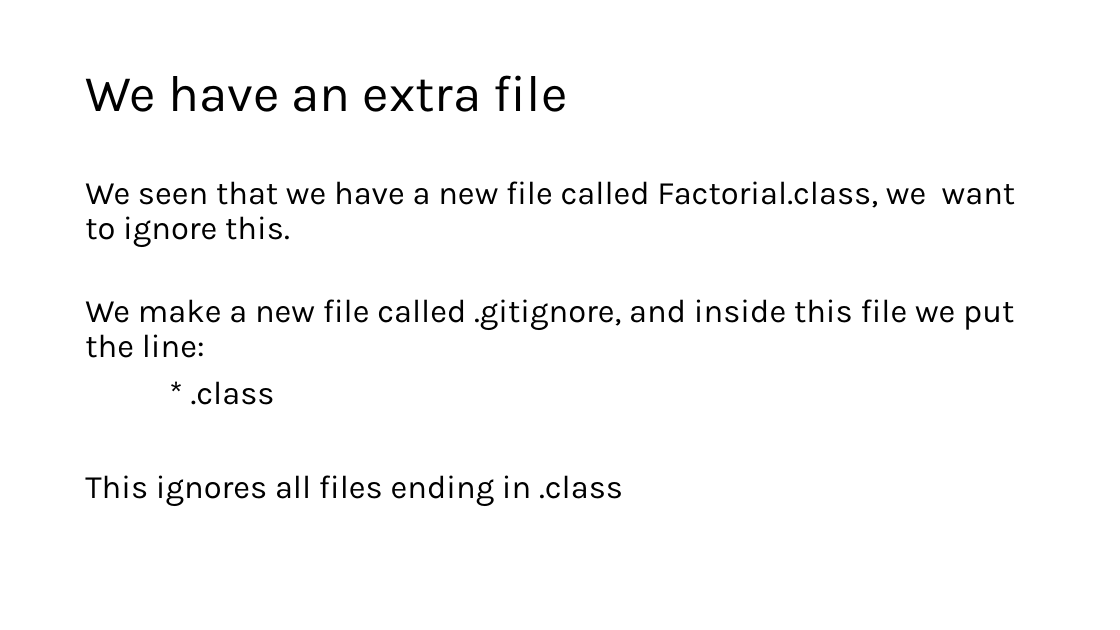
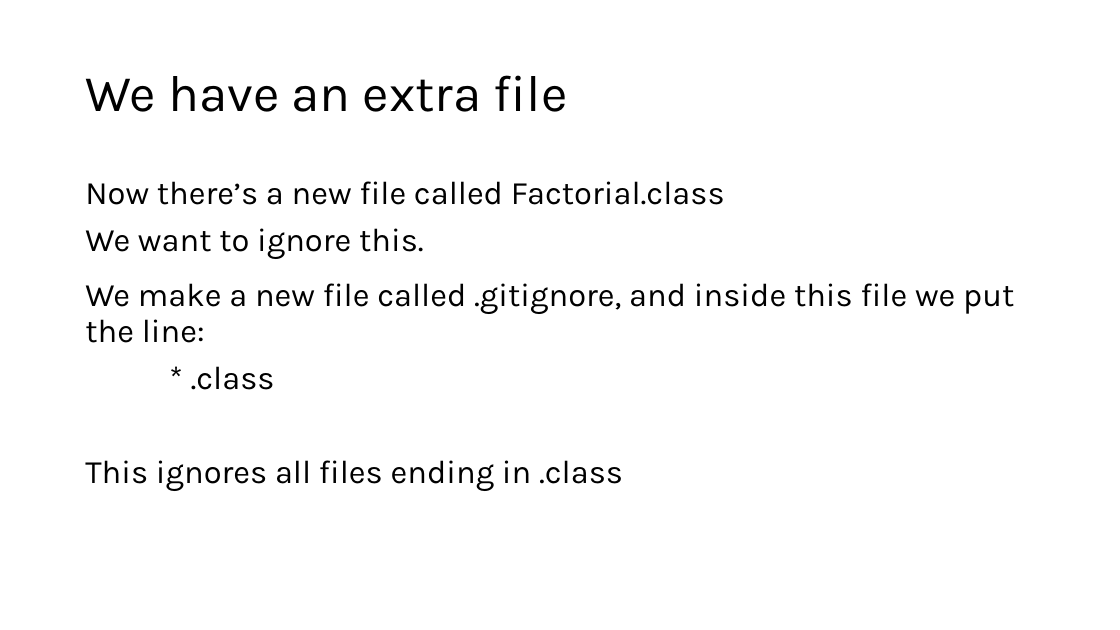
Before and after one commit to theycallmemac/talks, a slide deck: slide 21 of Git/Intro-To-Git/Git.pptx (slide 20 before the commit). Drawn at 1120x630 pixels with LibreOffice and Linux fonts; fonts in the diff are those of the drawing; background and template pictures are left out. Boxes give left, top, right and bottom in pixels: in the first picture for what was removed or moved away, otherwise in the second. Text is boxed around its words. In the diff, an @@ line names an element or a change of style, - is before the commit and + after.

```diff
--- a/Git/Intro-To-Git/Git.pptx
+++ b/Git/Intro-To-Git/Git.pptx
@@ text at (85,181,725,259): text changed @@
-We seen that we have a new file called Factorial.class, we want to ignore this.
+Now there’s a new file called Factorial.class
+We want to ignore this.
@@ text "We make a new file ...": place and size @@
-text "We make a new file ..." at (85,299,1014,506)
+text "We make a new file ..." at (85,283,1014,491)
```
Also in this commit, not shown: 11 other slides changed, 4 slides added, 2 slides removed, 10 other files.
